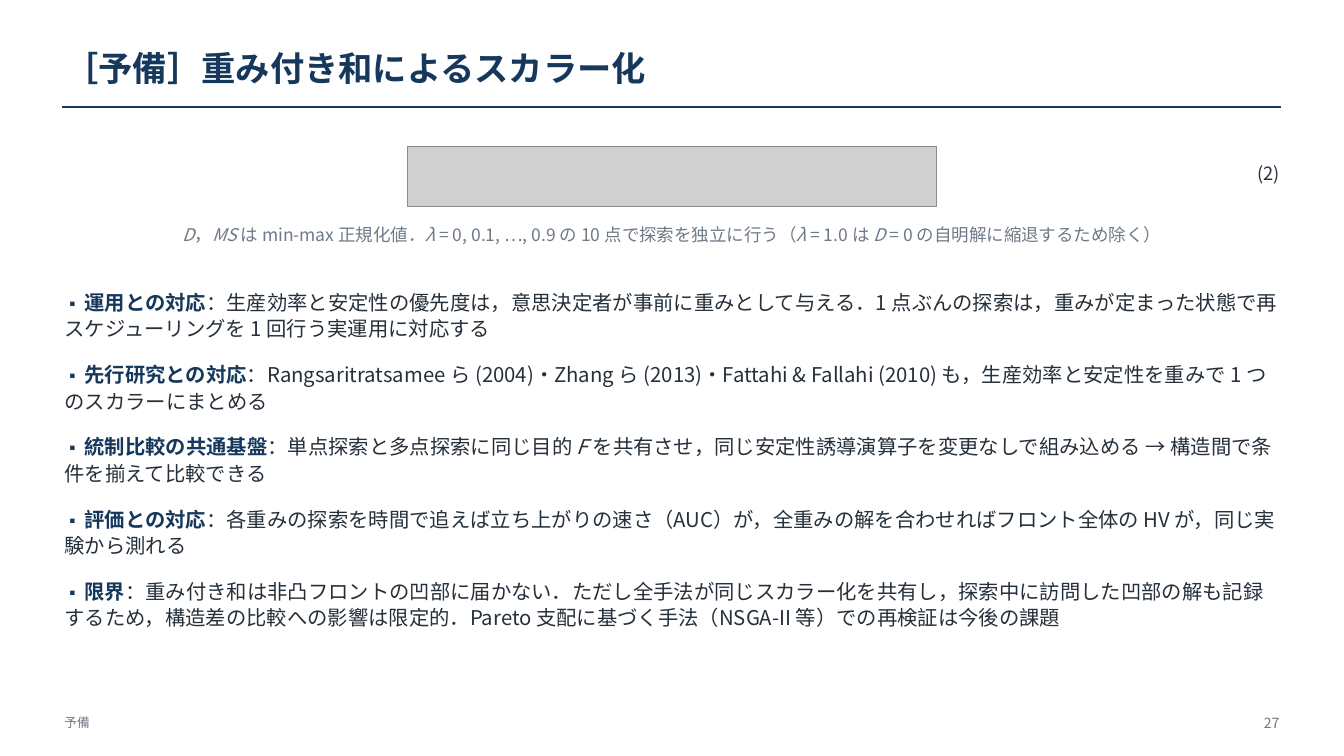
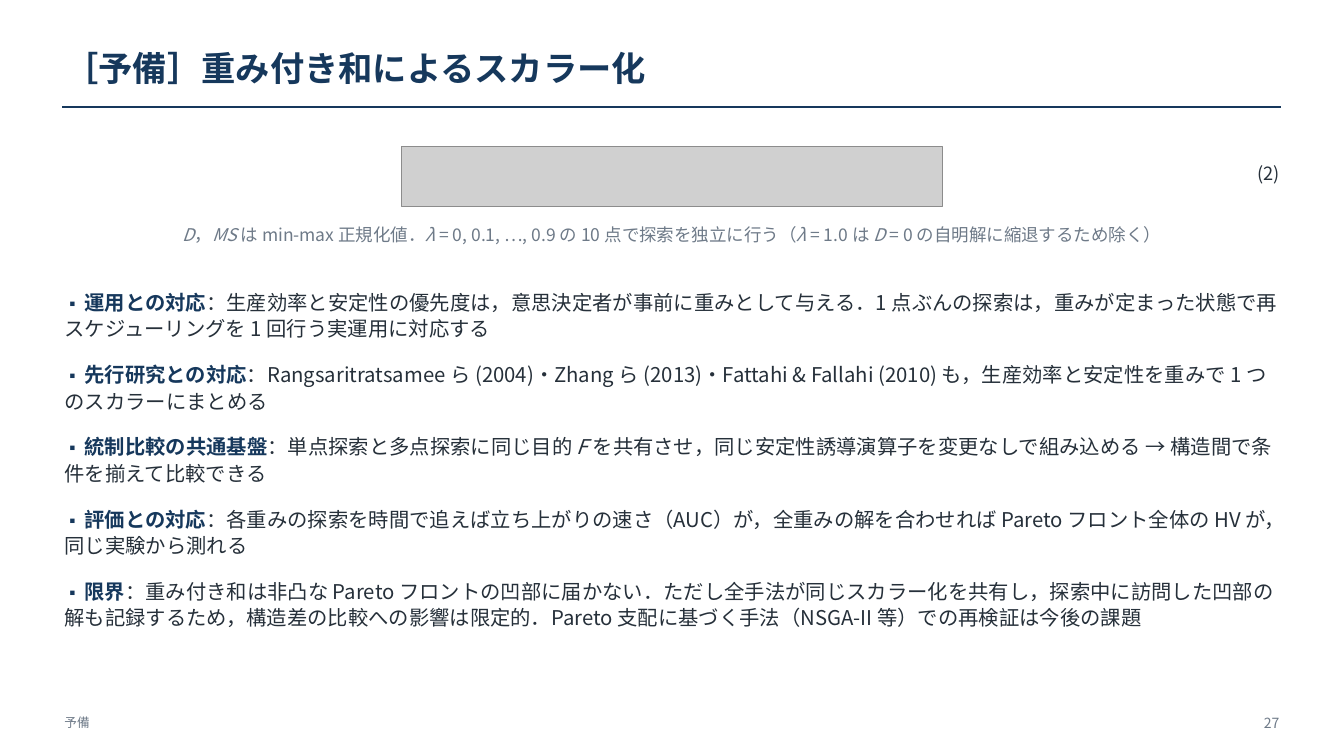
Before and after one commit to kitotakumi/stability_scheduling, a slide deck: slide 27 of doc/presentation_materials/JIMA2026fall_発表.pptx. Drawn at 1344x756 pixels with LibreOffice and Linux fonts; fonts in the diff are those of the drawing; grey boxes stand for pictures. Boxes give left, top, right and bottom in pixels: in the first picture for what was removed or moved away, otherwise in the second. Text is boxed around its words. In the diff, an @@ line names an element or a change of style, - is before the commit and + after.

```diff
--- a/doc/presentation_materials/JIMA2026fall_発表.pptx
+++ b/doc/presentation_materials/JIMA2026fall_発表.pptx
@@ picture: place and size @@
-picture at box(407, 146, 937, 207)
+picture at box(401, 146, 942, 207)
@@ text at box(64, 509, 1284, 627): text changed @@
-▪ 評価との対応：各重みの探索を時間で追えば立ち上がりの速さ（AUC）が，全重みの解を合わせればフロント全体の HV が，同じ実験から測れる
-▪ 限界：重み付き和は非凸フロントの凹部に届かない．ただし全手法が同じスカラー化を共有し，探索中に訪問した凹部の解も記録するため，構造差の比較への影響は限定的．Pareto 支配に基づく手法（NSGA-II 等）での再検証は今後の課題
+▪ 評価との対応：各重みの探索を時間で追えば立ち上がりの速さ（AUC）が，全重みの解を合わせれば Pareto フロント全体の HV が，同じ実験から測れる
+▪ 限界：重み付き和は非凸な Pareto フロントの凹部に届かない．ただし全手法が同じスカラー化を共有し，探索中に訪問した凹部の解も記録するため，構造差の比較への影響は限定的．Pareto 支配に基づく手法（NSGA-II 等）での再検証は今後の課題
```
Also in this commit, not shown: 6 other slides changed, 6 other files.
